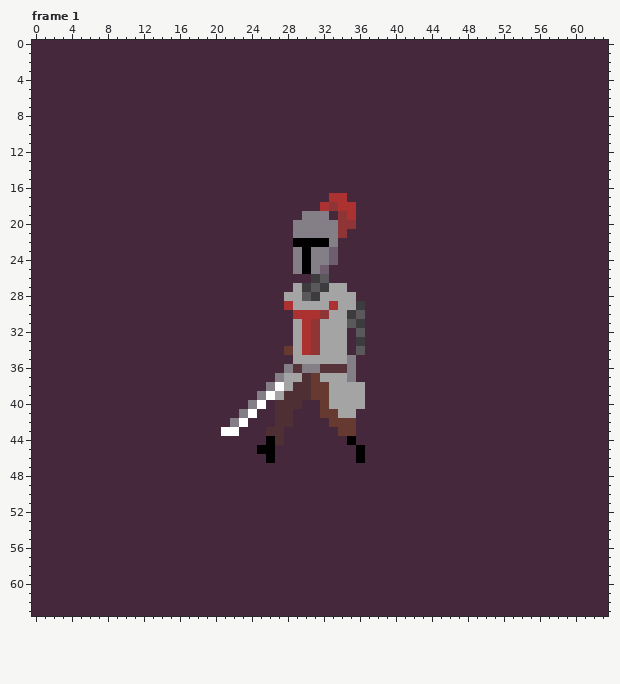
A pixel-art file gets an edit: assets/aseprite/human_downscale_walk.ase. This is how it looked before the edit.
64x64 pixels, 8 frames. Shown: frame 1. The commit also changed other frames, which this record leaves out.
And afterwards:
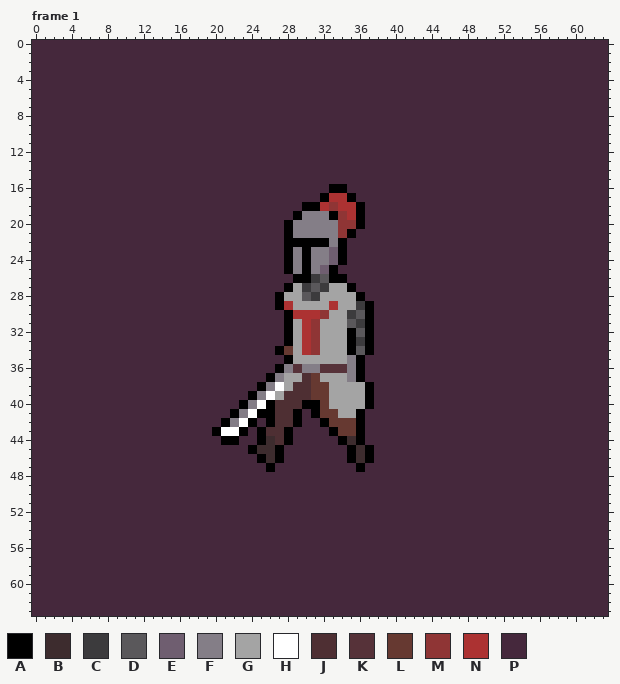
Palette (. is transparent): A #000000  B #3d2c2e  C #3c3b3d  D #5a585b  E #6f5e70  F #847e87  G #a4a4a4  H #ffffff  J #4e2f33  K #563239  L #663931  M #8f3535  N #ac3232  P #45283c
Changes in this commit:
layer "bg/bg" added
layer "bg/outline" added
layer "bg" removed
Frame 1, layers "body/pants", "bg/outline":
Colour P gives way to colour A in row 16 at x 33 to 34; in row 17 at x 32 and 35; in row 18 at x 30 to 31 and 36; in row 19 at x 29, 33 and 36; in row 20 at x 28 and 36; in row 21 at x 28 and 35.
Colour P gives way to colour A in rows 22 to 24 at x 28 and 34; in row 25 at x 28 and 33; in row 26 at x 29 to 30 and 33 to 34; in row 27 at x 28 and 35; in row 28 at x 27 and 36; in row 29 at x 27 and 37.
Colour P gives way to colour A in rows 30 to 31 at x 28 and 37; in rows 32 to 33 at x 28, 35 and 37; in row 34 at x 27, 35 and 37; in row 35 at x 28 and 36; in row 36 at x 27 and 36; in row 37 at x 26 and 36.
Colour P gives way to colour A in row 38 at x 25 and 37; in row 39 at x 24 and 37; in row 40 at x 23, 26, 30 to 31 and 37; in row 41 at x 22, 25 to 26, 29, 31 and 36; in row 42 at x 21, 24, 26, 29, 32 and 36; in row 43 at x 20, 23, 25, 28, 33 and 36.
Colour P gives way to colour A in row 44 at x 21 to 22, 25, 28, 34 and 36; in row 45 at x 24, 27, 35 and 37; in row 46 at x 25, 27, 35 and 37; in row 47 at x 26 and 36.
Colour A gives way to colour B in row 44 at x 26 and 35; in row 45 at x 25 to 26 and 36; in row 46 at x 26 and 36.
Boxes around the changes in both pictures, in picture pixels (x1, y1, x2, y2):
changed: (212, 184, 374, 472)
